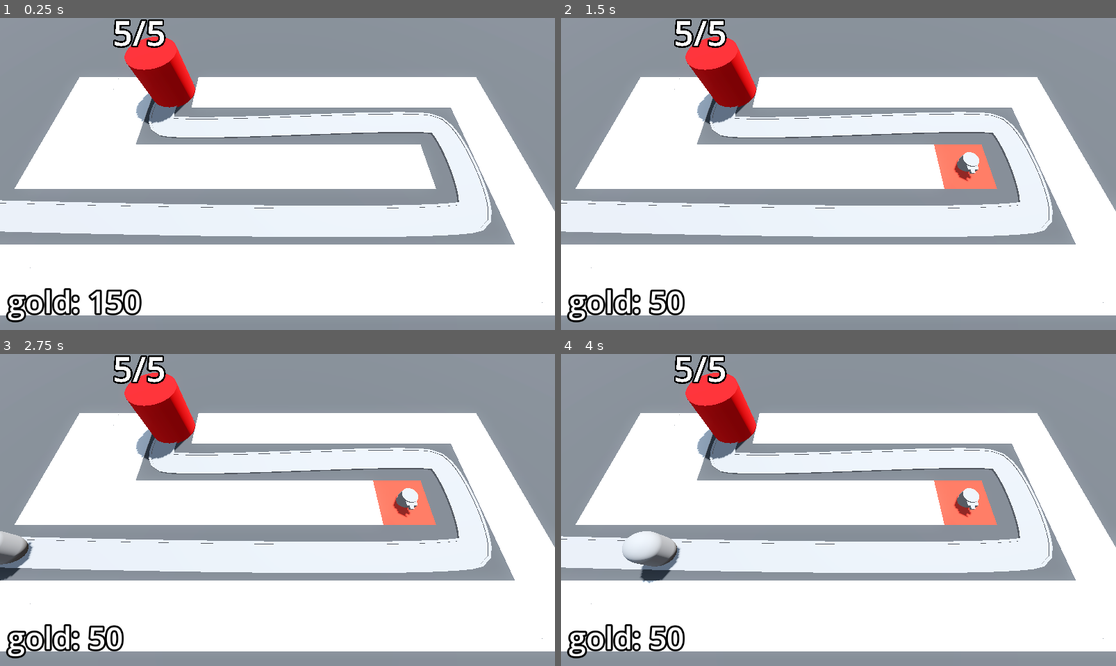
Above: before the commit, frames 1-4 (two rows, left to right).
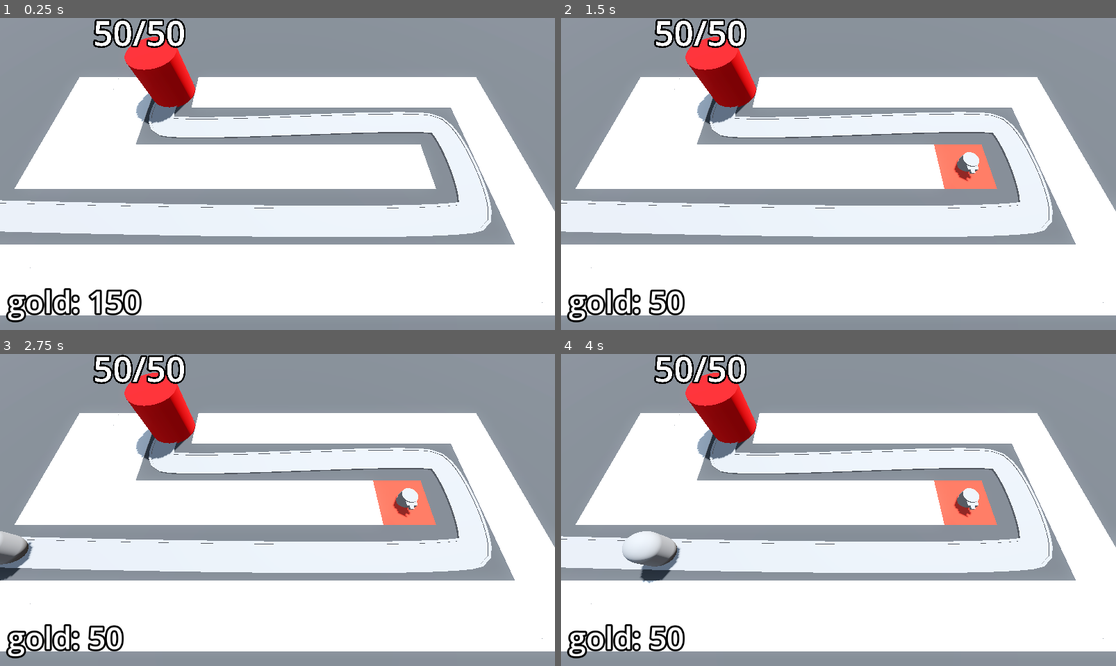
Above: after the commit, the same moments.

Repository: t04glovern/TinyTowerDefense
Game: Godot game, scene res://Levels/BaseLevel.tscn
The game is run twice, just before and just after one commit, with the same random seed, the same clock (stepped at 60 frames per second) and the same inputs.
Inputs (mouse positions are in pixels of both pictures, inside the frame that each line leads up to):
- Up to frame 1 (0.25 s): no input
- Up to frame 2 (1.5 s): tap Enter at 0.5 s; move the mouse to (960, 158) at 0.52 s; press the mouse at (960, 158) at 0.53 s; tap Space at 1.25 s; move the mouse to (727, 189) at 1.27 s; release the mouse at (727, 189) at 1.28 s; click (727, 189) at 1.35 s
- Up to frame 3 (2.75 s): tap Enter at 2 s; move the mouse to (333, 441) at 2.02 s; press the mouse at (333, 441) at 2.03 s
- Up to frame 4 (4 s): move the mouse to (810, 572) at 2.77 s; release the mouse at (810, 572) at 2.78 s; click (810, 572) at 2.85 s; move the mouse to (1005, 556) at 3.52 s; press the mouse at (1005, 556) at 3.53 s

The runs differ from the first frame. In frame 1, 0.6% of the frame differs, in the area x 16-34%, y 0-10%; in frame 2, 0.6%; in frame 3, 0.6%; in frame 4, 0.6%.

Commit message:
57. Ending the Game

Diff:
--- a/Levels/BaseLevel.tscn
+++ b/Levels/BaseLevel.tscn
@@ -71,11 +71,12 @@
 "cells": PackedInt32Array(65535, 65534, 0, 65535, 2, 0, 65531, 65535, 0, 3, 2, 0, 65532, 65534, 0, 2, 2, 0, 1, 2, 0, 65 …(306 unchanged characters)…
 }
 
-[node name="EnemyPath" type="Path3D" parent="." node_paths=PackedStringArray("difficulty_manager")]
+[node name="EnemyPath" type="Path3D" parent="." node_paths=PackedStringArray("difficulty_manager", "victory_layer")]
 curve = SubResource("Curve3D_cm08p")
 script = ExtResource("3_acei3")
 enemy_scene = ExtResource("2_f3fgo")
 difficulty_manager = NodePath("../DifficultyManager")
+victory_layer = NodePath("../VictoryLayer")
 
 [node name="Road" type="CSGPolygon3D" parent="EnemyPath"]
 polygon = PackedVector2Array(-1, 0, -1, 0.1, 1, 0.1, 1, 0)
@@ -85,7 +86,7 @@
 path_interval = 0.5
 path_simplify_angle = 0.0
 path_rotation = 2
-path_local = false
+path_local = true
 path_continuous_u = true
 path_u_distance = 1.0
 path_joined = false
@@ -98,7 +99,7 @@
 path_interval = 0.5
 path_simplify_angle = 0.0
 path_rotation = 2
-path_local = false
+path_local = true
 path_continuous_u = true
 path_u_distance = 1.0
 path_joined = false
@@ -111,7 +112,7 @@
 path_interval = 0.5
 path_simplify_angle = 0.0
 path_rotation = 2
-path_local = false
+path_local = true
 path_continuous_u = true
 path_u_distance = 1.0
 path_joined = false
@@ -121,6 +122,7 @@
 autostart = true
 
 [node name="Base" parent="." instance=ExtResource("3_pct4n")]
+max_health = 50
 
 [node name="TurretManager" type="Node3D" parent="." node_paths=PackedStringArray("enemy_path")]
 script = ExtResource("5_8oce3")
@@ -150,5 +152,16 @@
 [node name="DifficultyManager" parent="." instance=ExtResource("9_o07t2")]
 enemy_health_curve = SubResource("Curve_r2dk3")
 
+[node name="VictoryLayer" type="CanvasLayer" parent="."]
+visible = false
+
+[node name="ColorRect" type="ColorRect" parent="VictoryLayer"]
+anchors_preset = 15
+anchor_right = 1.0
+anchor_bottom = 1.0
+grow_horizontal = 2
+grow_vertical = 2
+color = Color(0, 0, 0, 0.588235)
+
 [connection signal="timeout" from="EnemyPath/Timer" to="EnemyPath" method="spawn_enemy"]
 [connection signal="stop_spawning_enemies" from="DifficultyManager" to="EnemyPath" method="_on_difficulty_manager_stop_spawning_enemies"]
--- a/enemy_path.gd
+++ b/enemy_path.gd
@@ -3,6 +3,7 @@
 
 @export var enemy_scene: PackedScene
 @export var difficulty_manager: Node
+@export var victory_layer: CanvasLayer
 
 
 @onready var timer: Timer = $Timer
@@ -13,7 +14,17 @@
 	new_enemy.max_health = difficulty_manager.get_enemy_health()
 	add_child(new_enemy)
 	timer.wait_time = difficulty_manager.get_spawn_time()
+	new_enemy.tree_exited.connect(enemy_defeated)
 
 
 func _on_difficulty_manager_stop_spawning_enemies() -> void:
 	timer.stop()
+
+
+func enemy_defeated() -> void:
+	if timer.is_stopped():
+		for child in get_children():
+			if child is PathFollow3D:
+				return
+		print("You win!")
+		victory_layer.visible = true
